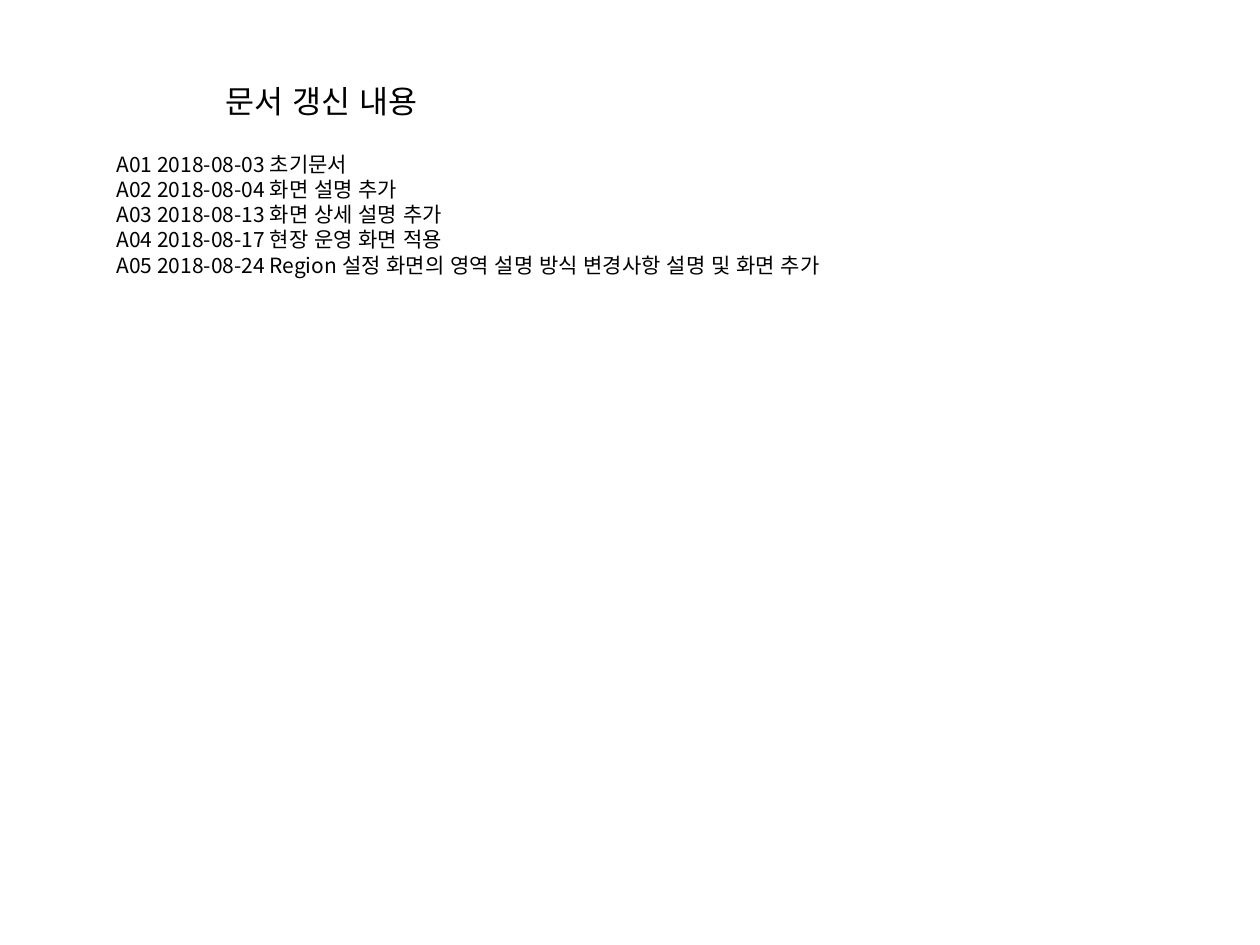
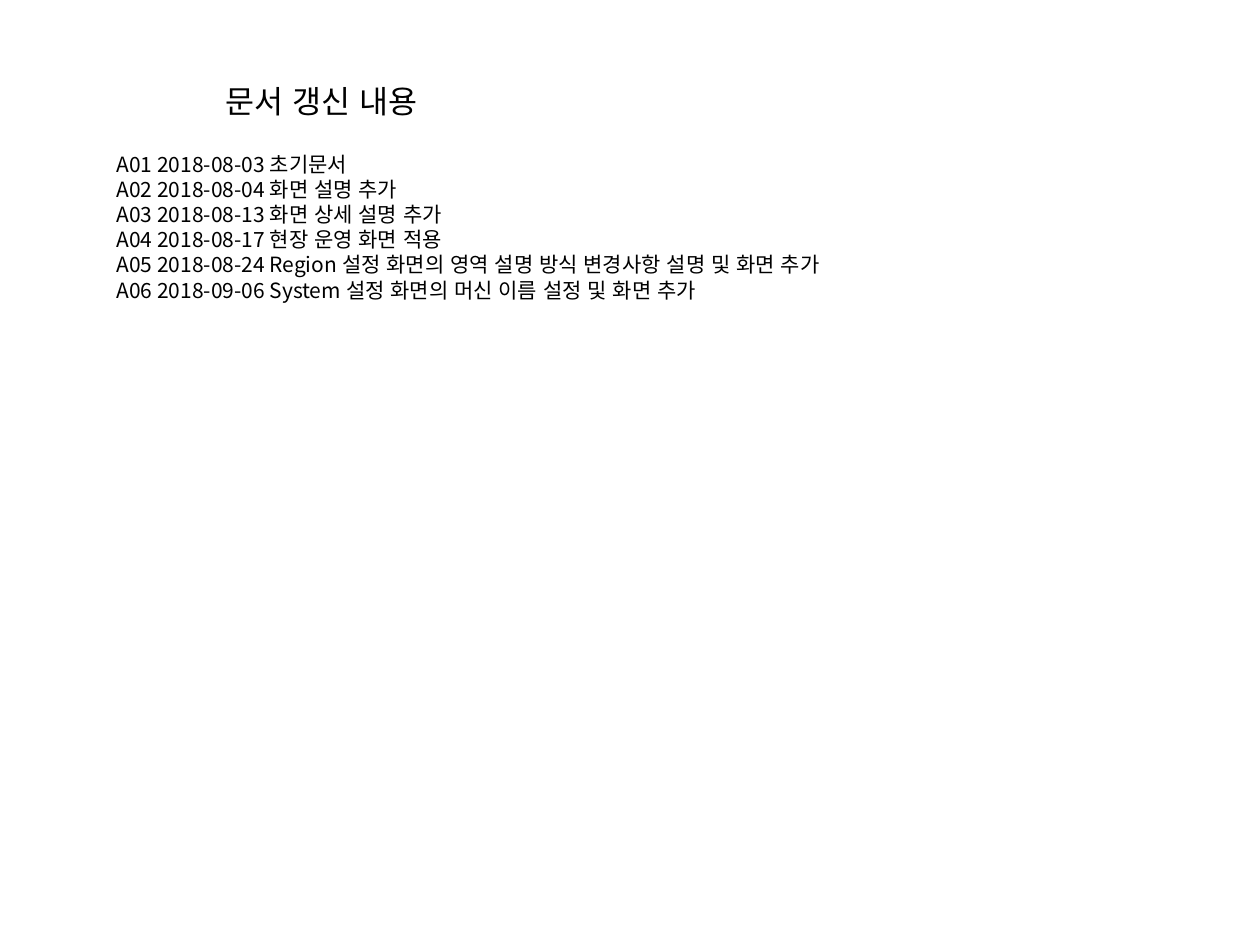
Before and after one commit to leesy24/AntiCollision_2D.application.windows32, a slide deck: slide 1 of 2D-AntiCollision Monitoring System.pptx. Drawn at 1260x945 pixels with LibreOffice and Linux fonts; fonts in the diff are those of the drawing. Boxes give left, top, right and bottom in pixels: in the first picture for what was removed or moved away, otherwise in the second. Text is boxed around its words. In the diff, an @@ line names an element or a change of style, - is before the commit and + after.

Commit message:
Add 2D-AntiCollision Monitoring System rev. A06 document.

```diff
--- a/2D-AntiCollision Monitoring System.pptx
+++ b/2D-AntiCollision Monitoring System.pptx
@@ text at bbox=[116, 277, 696, 303]: paragraph added @@
+A06 2018-09-06 System 설정 화면의 머신 이름 설정 및 화면 추가
```
Also in this commit, not shown: 5 other slides changed.
